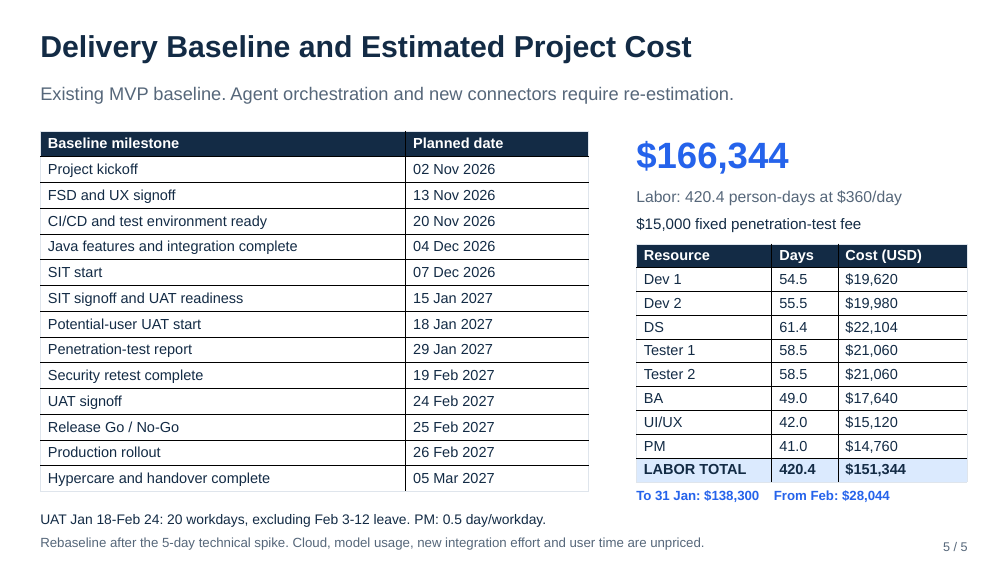
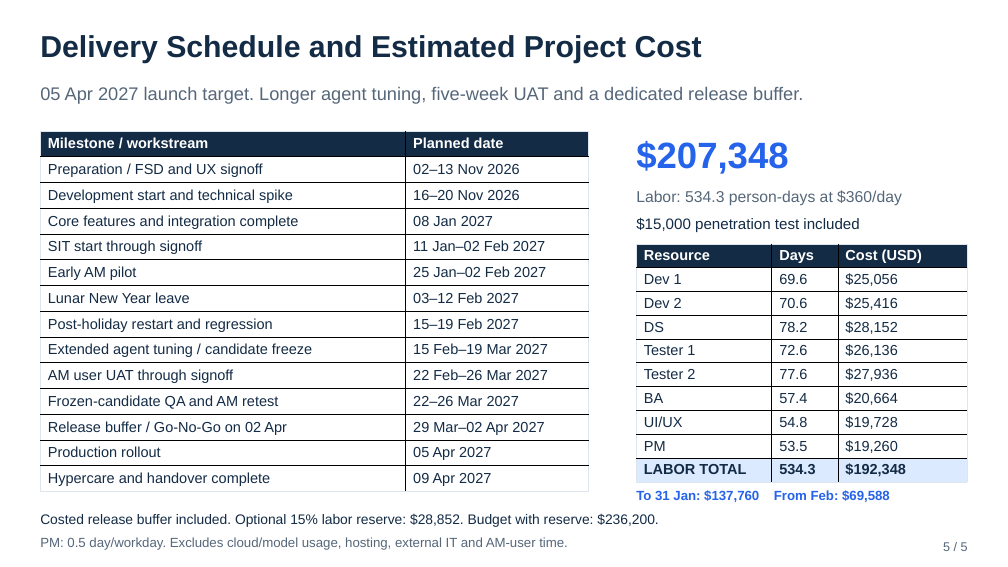
Before and after one commit to realAaronWu/aam, a slide deck: slide 5 of docs/presentations/aam-project-overview-mvp.pptx. Drawn at 1008x567 pixels with LibreOffice and Linux fonts; fonts in the diff are those of the drawing. Boxes give left, top, right and bottom in pixels: in the first picture for what was removed or moved away, otherwise in the second. Text is boxed around its words. In the diff, an @@ line names an element or a change of style, - is before the commit and + after.

Commit message:
docs: replan Workbuddy delivery for April launch and update budget

```diff
--- a/docs/presentations/aam-project-overview-mvp.pptx
+++ b/docs/presentations/aam-project-overview-mvp.pptx
@@ text at <box>40,35,702,64</box>: text changed @@
-Delivery Baseline and Estimated Project Cost
+Delivery Schedule and Estimated Project Cost
@@ text at <box>40,87,803,104</box>: text changed @@
-Existing MVP baseline. Agent orchestration and new connectors require re-estimation.
+05 Apr 2027 launch target. Longer agent tuning, five-week UAT and a dedicated release buffer.
@@ table at <box>41,131,588,492</box> @@
-row 1, column 1: Baseline milestone
+row 1, column 1: Milestone / workstream
-row 2, column 1: Project kickoff
+row 2, column 1: Preparation / FSD and UX signoff
-row 2, column 2: 02 Nov 2026
+row 2, column 2: 02–13 Nov 2026
-row 3, column 1: FSD and UX signoff
+row 3, column 1: Development start and technical spike
-row 3, column 2: 13 Nov 2026
+row 3, column 2: 16–20 Nov 2026
-row 4, column 1: CI/CD and test environment ready
+row 4, column 1: Core features and integration complete
-row 4, column 2: 20 Nov 2026
+row 4, column 2: 08 Jan 2027
-row 5, column 1: Java features and integration complete
+row 5, column 1: SIT start through signoff
-row 5, column 2: 04 Dec 2026
+row 5, column 2: 11 Jan–02 Feb 2027
-row 6, column 1: SIT start
+row 6, column 1: Early AM pilot
-row 6, column 2: 07 Dec 2026
+row 6, column 2: 25 Jan–02 Feb 2027
-row 7, column 1: SIT signoff and UAT readiness
+row 7, column 1: Lunar New Year leave
-row 7, column 2: 15 Jan 2027
+row 7, column 2: 03–12 Feb 2027
-row 8, column 1: Potential-user UAT start
+row 8, column 1: Post-holiday restart and regression
-row 8, column 2: 18 Jan 2027
+row 8, column 2: 15–19 Feb 2027
-row 9, column 1: Penetration-test report
+row 9, column 1: Extended agent tuning / candidate freeze
-row 9, column 2: 29 Jan 2027
+row 9, column 2: 15 Feb–19 Mar 2027
-row 10, column 1: Security retest complete
+row 10, column 1: AM user UAT through signoff
-row 10, column 2: 19 Feb 2027
+row 10, column 2: 22 Feb–26 Mar 2027
-row 11, column 1: UAT signoff
+row 11, column 1: Frozen-candidate QA and AM retest
-row 11, column 2: 24 Feb 2027
+row 11, column 2: 22–26 Mar 2027
-row 12, column 1: Release Go / No-Go
+row 12, column 1: Release buffer / Go-No-Go on 02 Apr
-row 12, column 2: 25 Feb 2027
+row 12, column 2: 29 Mar–02 Apr 2027
-row 13, column 2: 26 Feb 2027
+row 13, column 2: 05 Apr 2027
-row 14, column 2: 05 Mar 2027
+row 14, column 2: 09 Apr 2027
@@ text at <box>636,141,788,174</box>: text changed @@
-$166,344
+$207,348
@@ text at <box>636,190,902,206</box>: text changed @@
-Labor: 420.4 person-days at $360/day
+Labor: 534.3 person-days at $360/day
@@ text at <box>636,217,859,232</box>: text changed @@
-$15,000 fixed penetration-test fee
+$15,000 penetration test included
@@ table at <box>636,244,967,482</box> @@
-row 2, column 2: 54.5
+row 2, column 2: 69.6
-row 2, column 3: $19,620
+row 2, column 3: $25,056
-row 3, column 2: 55.5
+row 3, column 2: 70.6
-row 3, column 3: $19,980
+row 3, column 3: $25,416
-row 4, column 2: 61.4
+row 4, column 2: 78.2
-row 4, column 3: $22,104
+row 4, column 3: $28,152
-row 5, column 2: 58.5
+row 5, column 2: 72.6
-row 5, column 3: $21,060
+row 5, column 3: $26,136
-row 6, column 2: 58.5
+row 6, column 2: 77.6
-row 6, column 3: $21,060
+row 6, column 3: $27,936
-row 7, column 2: 49.0
+row 7, column 2: 57.4
-row 7, column 3: $17,640
+row 7, column 3: $20,664
-row 8, column 2: 42.0
+row 8, column 2: 54.8
-row 8, column 3: $15,120
+row 8, column 3: $19,728
-row 9, column 2: 41.0
+row 9, column 2: 53.5
-row 9, column 3: $14,760
+row 9, column 3: $19,260
-row 10, column 2: 420.4
+row 10, column 2: 534.3
-row 10, column 3: $151,344
+row 10, column 3: $192,348
@@ text at <box>636,490,890,502</box>: text changed @@
-To 31 Jan: $138,300 From Feb: $28,044
+To 31 Jan: $137,760 From Feb: $69,588
@@ text at <box>40,537,568,550</box>: text changed @@
-Rebaseline after the 5-day technical spike. Cloud, model usage, new integration effort and user time are unpriced.
+PM: 0.5 day/workday. Excludes cloud/model usage, hosting, external IT and AM-user time.
@@ text at <box>40,514,658,527</box>: text changed @@
-UAT Jan 18-Feb 24: 20 workdays, excluding Feb 3-12 leave. PM: 0.5 day/workday.
+Costed release buffer included. Optional 15% labor reserve: $28,852. Budget with reserve: $236,200.
```
Also in this commit, not shown: 3 other files.
